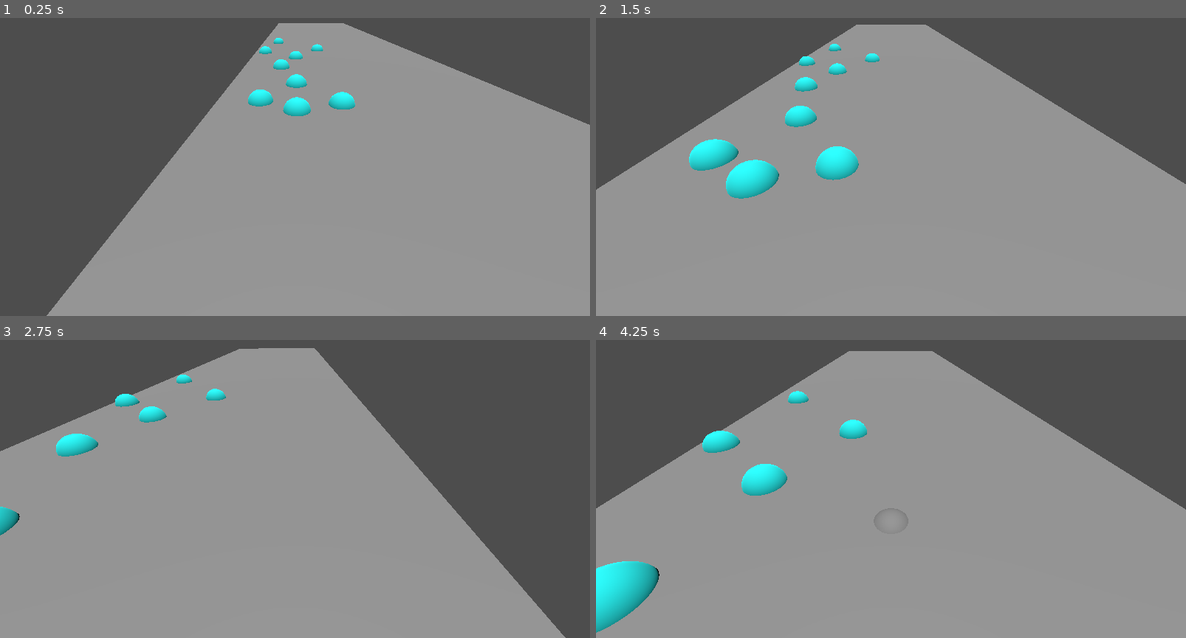
Above: before the commit, frames 1-4 (two rows, left to right).
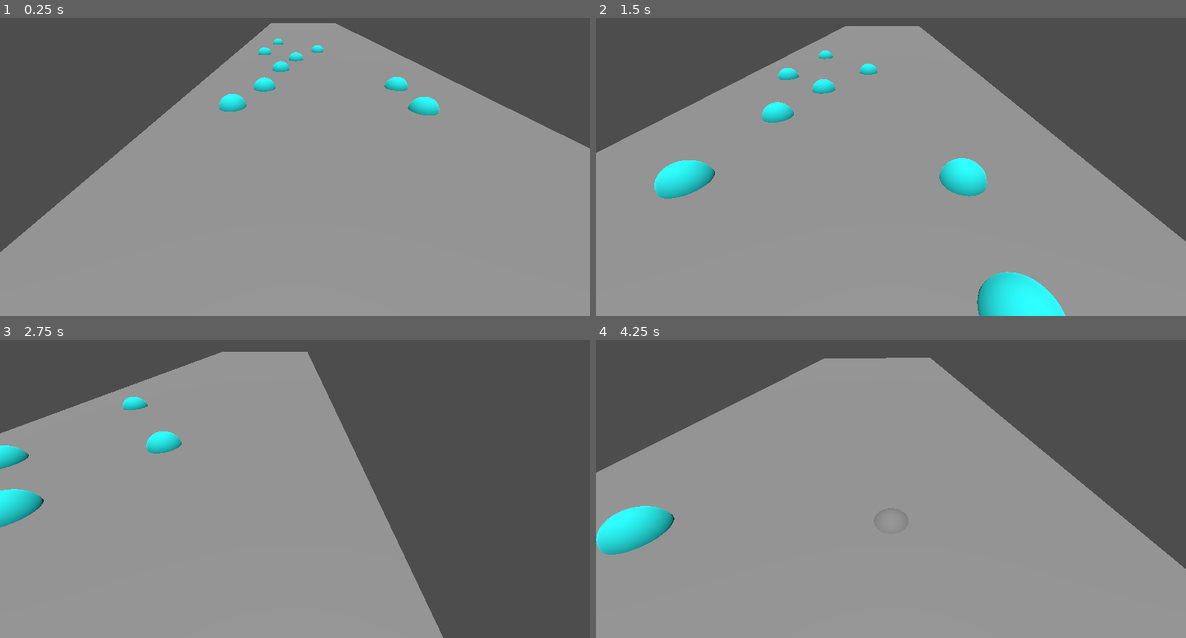
Above: after the commit, the same moments.

Repository: Yopaman/game-jam-2024
Game: Godot game, scene res://Scenes/World.tscn
Same seed, same stepped clock (60 frames per second), same inputs: the game is played once before the commit and once after it.
Inputs:
- Up to frame 1 (0.25 s): no input
- Up to frame 2 (1.5 s): hold Right (right) 0.53-1.28 s; hold Down (down, bound only after the commit) from 1.28 s (still down)
- Up to frame 3 (2.75 s): release Down (down, bound only after the commit) at 2.03 s; hold Right (right) from 2.03 s (still down)
- Up to frame 4 (4.25 s): release Right (right) at 3.53 s; hold Left (left) from 3.53 s (still down)

The runs differ from the first frame. In frame 1, 13% of the frame differs, in the area x 0-100%, y 1-100%; in frame 2, 15%, in the area x 0-100%, y 2-100%; in frame 3, 15%; in frame 4, 13%.

Commit message:
dive + speed when hit

Diff:
--- a/Scenes/Player.tscn
+++ b/Scenes/Player.tscn
@@ -16,3 +16,7 @@
 
 [node name="CollisionShape3D" type="CollisionShape3D" parent="."]
 shape = SubResource("BoxShape3D_fykuo")
+
+[node name="HitTimer" type="Timer" parent="."]
+
+[connection signal="timeout" from="HitTimer" to="." method="_on_hit_timer_timeout"]
--- a/Scenes/World.tscn
+++ b/Scenes/World.tscn
@@ -14,7 +14,7 @@
 transform = Transform3D(3.54353, 0, 0, 0, 0.993208, 0, 0, 0, 2.84014, -0.00258636, 0.0417137, -12.4604)
 
 [node name="shape" type="MeshInstance3D" parent="Water"]
-transform = Transform3D(1.75, 0, 0, 0, 1.75, 0, 0, 0, 12, 0.861097, 0, -0.0139337)
+transform = Transform3D(1.75, 0, 0, 0, 1.75, 0, 0, 0, 12, 0.436, 0, -0.096)
 mesh = SubResource("PlaneMesh_dx1hv")
 skeleton = NodePath("../..")
 surface_material_override/0 = SubResource("ShaderMaterial_0cu6c")
@@ -34,10 +34,10 @@
 player = NodePath("../Player")
 
 [node name="Node3D" parent="." instance=ExtResource("3_h8t28")]
-transform = Transform3D(1, 0, 0, 0, 1, 0, 0, 0, 1, -1.4183, 0, -5.86934)
+transform = Transform3D(1, 0, 0, 0, 1, 0, 0, 0, 1, -2.39023, 0, -5.86934)
 
 [node name="Node3D2" parent="." instance=ExtResource("3_h8t28")]
-transform = Transform3D(1, 0, 0, 0, 1, 0, 0, 0, 1, 1.70406, 0, -5.53962)
+transform = Transform3D(1, 0, 0, 0, 1, 0, 0, 0, 1, 4.56062, 0, -5.53962)
 
 [node name="Node3D3" parent="." instance=ExtResource("3_h8t28")]
 transform = Transform3D(1, 0, 0, 0, 1, 0, 0, 0, 1, 6.36792, -48.3041, -66.6177)
@@ -55,10 +55,10 @@
 transform = Transform3D(1, 0, 0, 0, 1, 0, 0, 0, 1, 1.73814, 0, -16.964)
 
 [node name="Node3D8" parent="." instance=ExtResource("3_h8t28")]
-transform = Transform3D(1, 0, 0, 0, 1, 0, 0, 0, 1, 0, 0, -5)
+transform = Transform3D(1, 0, 0, 0, 1, 0, 0, 0, 1, 4.54366, 0, -8.05107)
 
 [node name="Node3D9" parent="." instance=ExtResource("3_h8t28")]
-transform = Transform3D(1, 0, 0, 0, 1, 0, 0, 0, 1, 0, 0, -8)
+transform = Transform3D(1, 0, 0, 0, 1, 0, 0, 0, 1, -1.44912, 0, -8)
 
 [node name="Node3D10" parent="." instance=ExtResource("3_h8t28")]
 transform = Transform3D(1, 0, 0, 0, 1, 0, 0, 0, 1, 0, 0, -14)
--- a/Scripts/Player.gd
+++ b/Scripts/Player.gd
@@ -4,17 +4,22 @@
 @export var water_drag := 0.05
 @export var water_angular_drag := 0.05
 @export var lane_index := 1
+@export var normal_speed := 1.0
+@export var hit_speed := 0.2
+@export var dive_force := 1000.0
 
 @onready var gravity: float = ProjectSettings.get_setting("physics/3d/default_gravity")
 
+var speed = normal_speed
 var submerged := false
+var diving := false
+var can_dive := true
 const water_height := 0.0
 var lanes_width = 3.0
 
 # Called when the node enters the scene tree for the first time.
 func _ready():
 	pass # Replace with function body.
-
 
 # Called every frame. 'delta' is the elapsed time since the previous frame.
 func _process(delta):
@@ -23,19 +28,30 @@
 		switch_lane(-1)
 	if Input.is_action_just_pressed("right"):
 		switch_lane(1)
+	if Input.is_action_just_pressed("down") and can_dive:
+		diving = true
+		can_dive = false
 
 func _physics_process(delta):
 	# lerp the player between lanes
 	global_position.x = lerp(global_position.x, (lane_index * lanes_width) - lanes_width, delta * 5.0)
 	global_position.x = clamp(global_position.x, -6, 6)
 
-
 	submerged = false
-	global_position.z += -0.05
+	global_position.z += -5 * speed * delta
 	var depth := water_height - global_position.y
 	if depth > 0:
 		submerged = true
 		apply_central_force(Vector3.UP * float_force * gravity * depth)
+	print(depth)
+	if diving:
+		linear_velocity.y = 0.0
+		apply_central_force(Vector3.DOWN * dive_force)
+		diving = false
+	if depth < -1 or depth > 1:
+		can_dive = false
+	else:
+		can_dive = true
 
 func _integrate_forces(state: PhysicsDirectBodyState3D):
 	if submerged:
@@ -43,7 +59,8 @@
 		#state.angular_velocity *= 1 - water_angular_drag
 
 func on_Obstacle_hit():
-	print("test2 ?")
+	speed = hit_speed
+	$HitTimer.start()
 
 func switch_lane(dir):
 	lane_index += dir
@@ -51,3 +68,7 @@
 		lane_index = 3
 	if lane_index < 0:
 		lane_index = 0
+
+
+func _on_hit_timer_timeout():
+	speed = normal_speed
--- a/project.godot
+++ b/project.godot
@@ -27,3 +27,8 @@
 "events": [Object(InputEventKey,"resource_local_to_scene":false,"resource_name":"","device":0,"window_id":0,"alt_presse …(181 unchanged characters)…
 ]
 }
+down={
+"deadzone": 0.5,
+"events": [Object(InputEventKey,"resource_local_to_scene":false,"resource_name":"","device":0,"window_id":0,"alt_pressed":false,"shift_pressed":false,"ctrl_pressed":false,"meta_pressed":false,"pressed":false,"keycode":0,"physical_keycode":4194322,"key_label":0,"unicode":0,"echo":false,"script":null)
+]
+}
